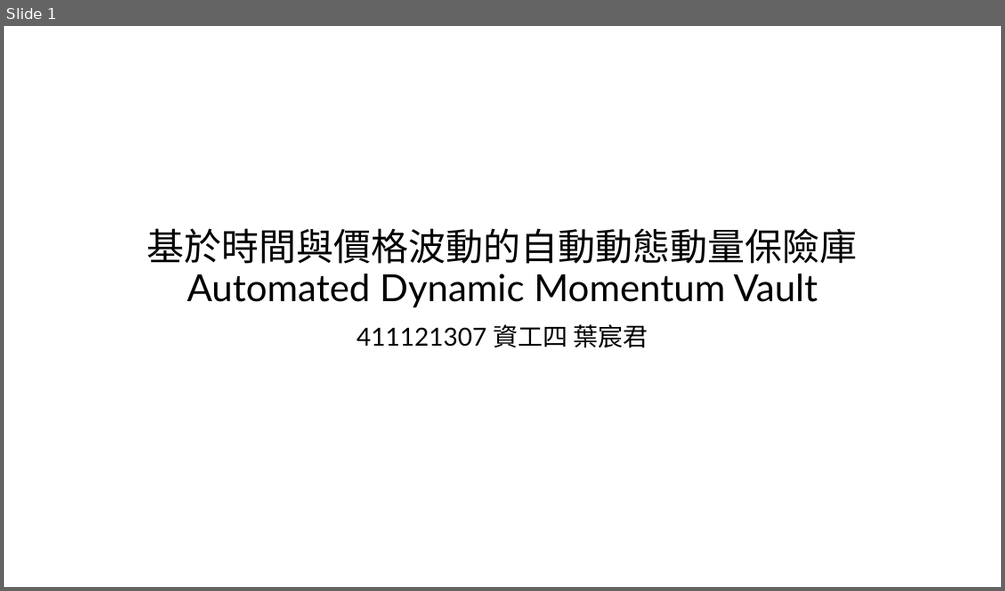
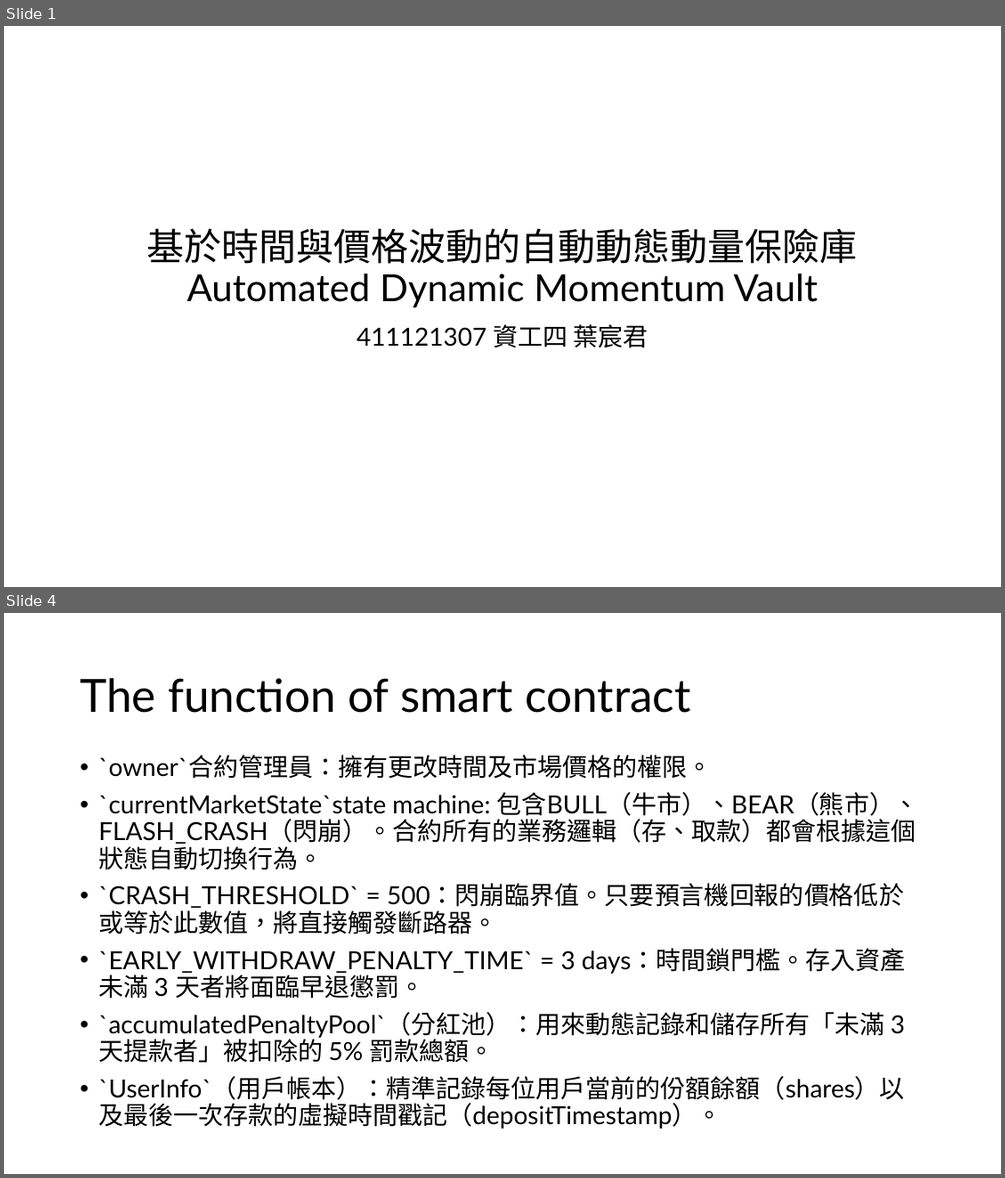
Before and after one commit to imlone1y/Automated-Dynamic-Momentum-Vault, a slide deck: 411121307_report.pptx. Shown one above the other, each under a label of ours: slide 1 before the commit, slides 1 and 4 after it; the slides between them are not shown. The pictures are 1005x591 and 1005x1178 pixels, drawn with LibreOffice and Linux fonts; fonts in the diff are those of the drawing. Boxes give left, top, right and bottom in pixels: in the first picture for what was removed or moved away, otherwise in the second. Text is boxed around its words. In the diff, an @@ line names an element or a change of style, - is before the commit and + after.

```diff
--- a/411121307_report.pptx
+++ b/411121307_report.pptx
@@ slide 4 added at (4, 613, 1001, 1174), background #FFFFFF @@
@@ title added at (80, 678, 690, 713), 44 pt, text #000000 @@
+The function of smart contract
@@ text added at (98, 755, 919, 1128), 24 pt, text #000000 @@
+• `owner`合約管理員：擁有更改時間及市場價格的權限。
+• `currentMarketState`state machine: 包含BULL（牛市）、BEAR（熊市）、FLASH_CRASH（閃崩）。合約所有的業務邏輯（存、取款）都會根據這個狀態自動切換行為。
+• `CRASH_THRESHOLD` = 500：閃崩臨界值。只要預言機回報的價格低於或等於此數值，將直接觸發斷路器。
+• `EARLY_WITHDRAW_PENALTY_TIME` = 3 days：時間鎖門檻。存入資產未滿 3 天者將面臨早退懲罰。
+• `accumulatedPenaltyPool`（分紅池）：用來動態記錄和儲存所有「未滿 3 天提款者」被扣除的 5% 罰款總額。
+• `UserInfo`（用戶帳本）：精準記錄每位用戶當前的份額餘額（shares）以及最後一次存款的虛擬時間戳記（depositTimestamp）。
```
Also in this commit, not shown: 1 slide changed, 14 other slides added, 16 other files.
